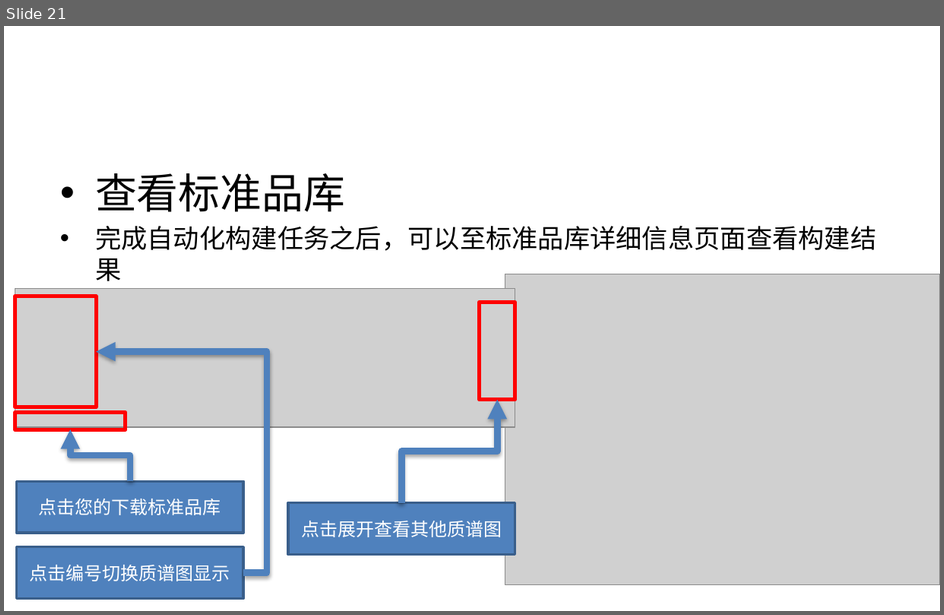
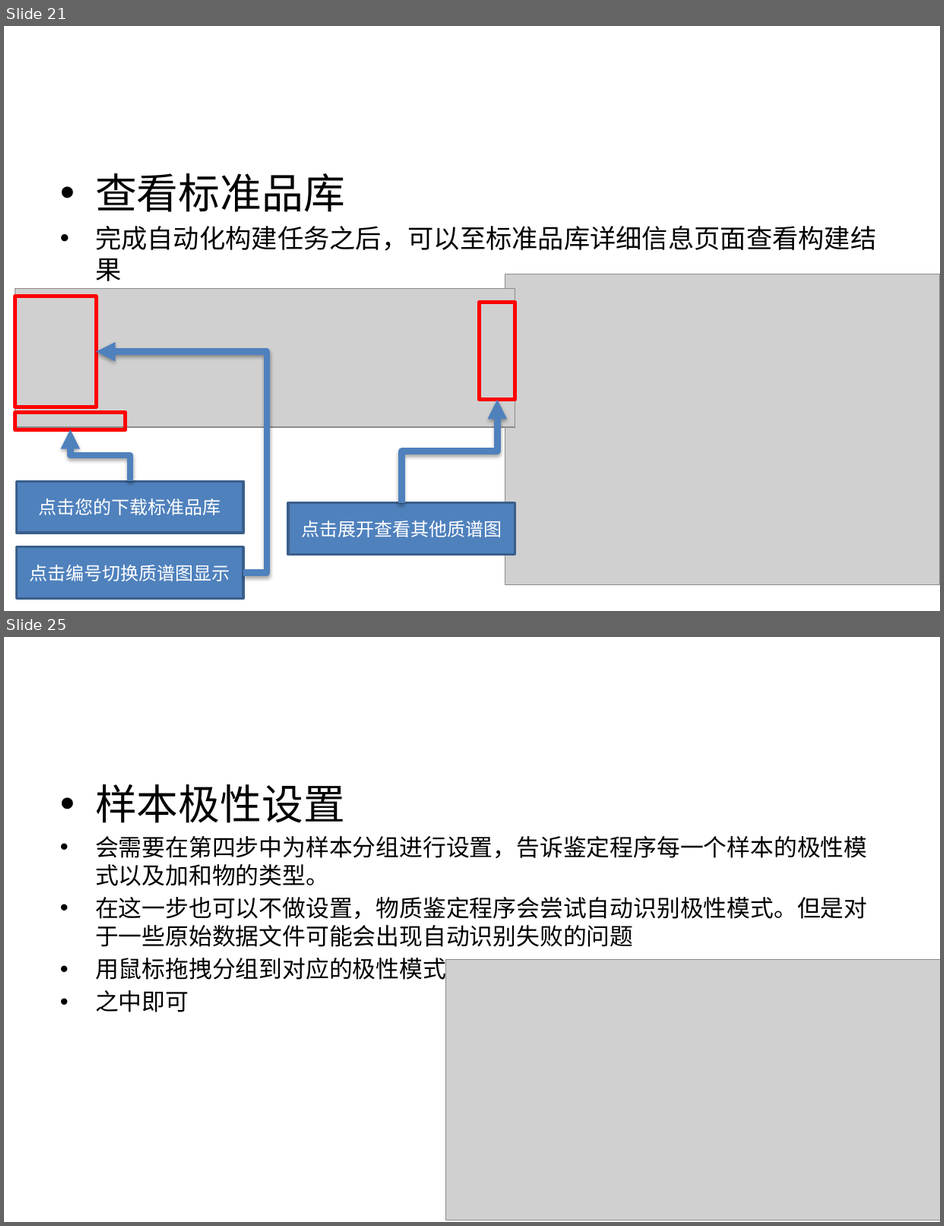
Before and after one commit to BioDeep/docs, a slide deck: Tutorials.pptx. Shown one above the other, each under a label of ours: slide 21 before the commit, slides 21 and 25 after it; the slides between them are not shown. The pictures are 944x615 and 944x1226 pixels, drawn with LibreOffice and Linux fonts; fonts in the diff are those of the drawing; grey boxes stand for pictures. Boxes give left, top, right and bottom in pixels: in the first picture for what was removed or moved away, otherwise in the second. Text is boxed around its words. In the diff, an @@ line names an element or a change of style, - is before the commit and + after.

```diff
--- a/Tutorials.pptx
+++ b/Tutorials.pptx
@@ slide 25 added at (4,637,940,1222), background #FFFFFF @@
@@ text added at (95,784,867,1012), 18 pt, text #000000 @@
+• 样本极性设置
+• 会需要在第四步中为样本分组进行设置，告诉鉴定程序每一个样本的极性模式以及加和物的类型。
+• 在这一步也可以不做设置，物质鉴定程序会尝试自动识别极性模式。但是对于一些原始数据文件可能会出现自动识别失败的问题
+• 用鼠标拖拽分组到对应的极性模式
+• 之中即可
@@ picture added at (446,960,940,1221) @@
```
Also in this commit, not shown: 10 other slides added.
